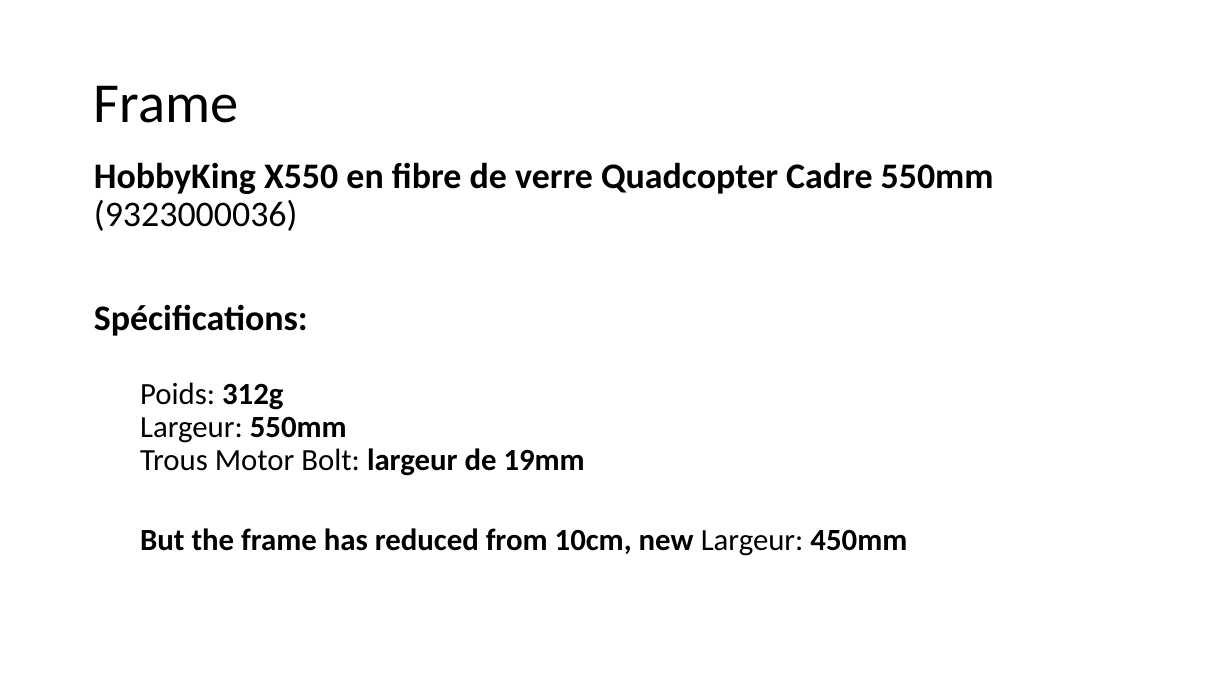
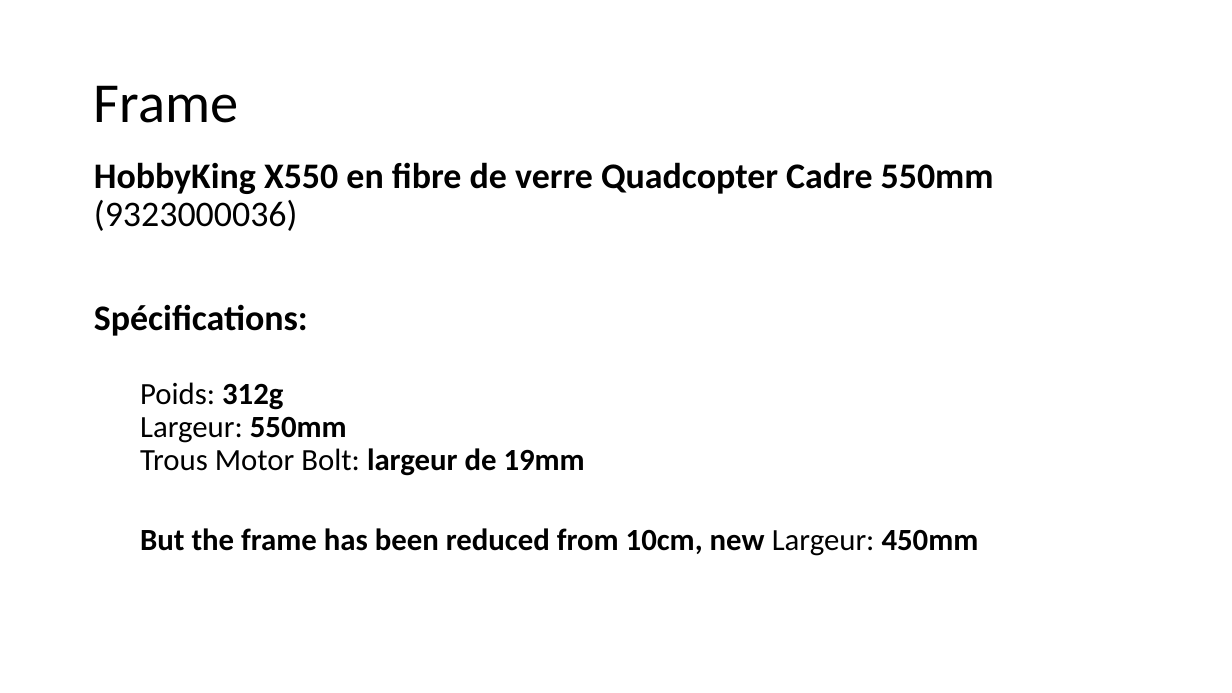
Before and after one commit to RobotEdh/RobotMicroControl, a slide deck: slide 23 of libraries/Diagramm Drone.pptx (slide 21 before the commit). Drawn at 1232x693 pixels with LibreOffice and Linux fonts; fonts in the diff are those of the drawing. Boxes give left, top, right and bottom in pixels: in the first picture for what was removed or moved away, otherwise in the second. Text is boxed around its words. In the diff, an @@ line names an element or a change of style, - is before the commit and + after.

```diff
--- a/libraries/Diagramm Drone.pptx
+++ b/libraries/Diagramm Drone.pptx
@@ text at bbox=[140, 528, 979, 556]: text changed @@
-  But the frame has reduced from 10cm, new Largeur: 450mm
+  But the frame has been reduced from 10cm, new Largeur: 450mm
```
Also in this commit, not shown: 1 other slide changed, 2 slides added, 2 other files.
